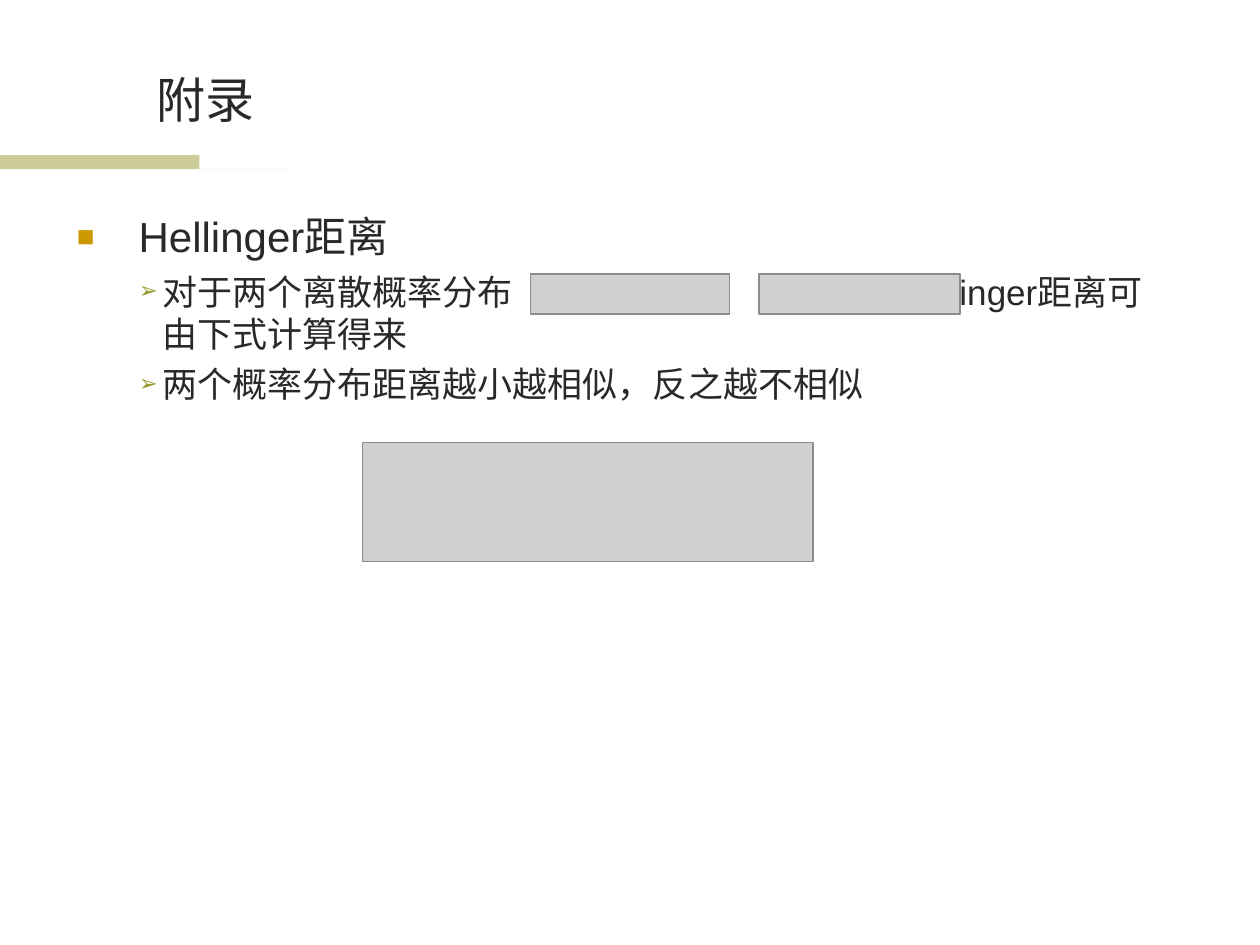
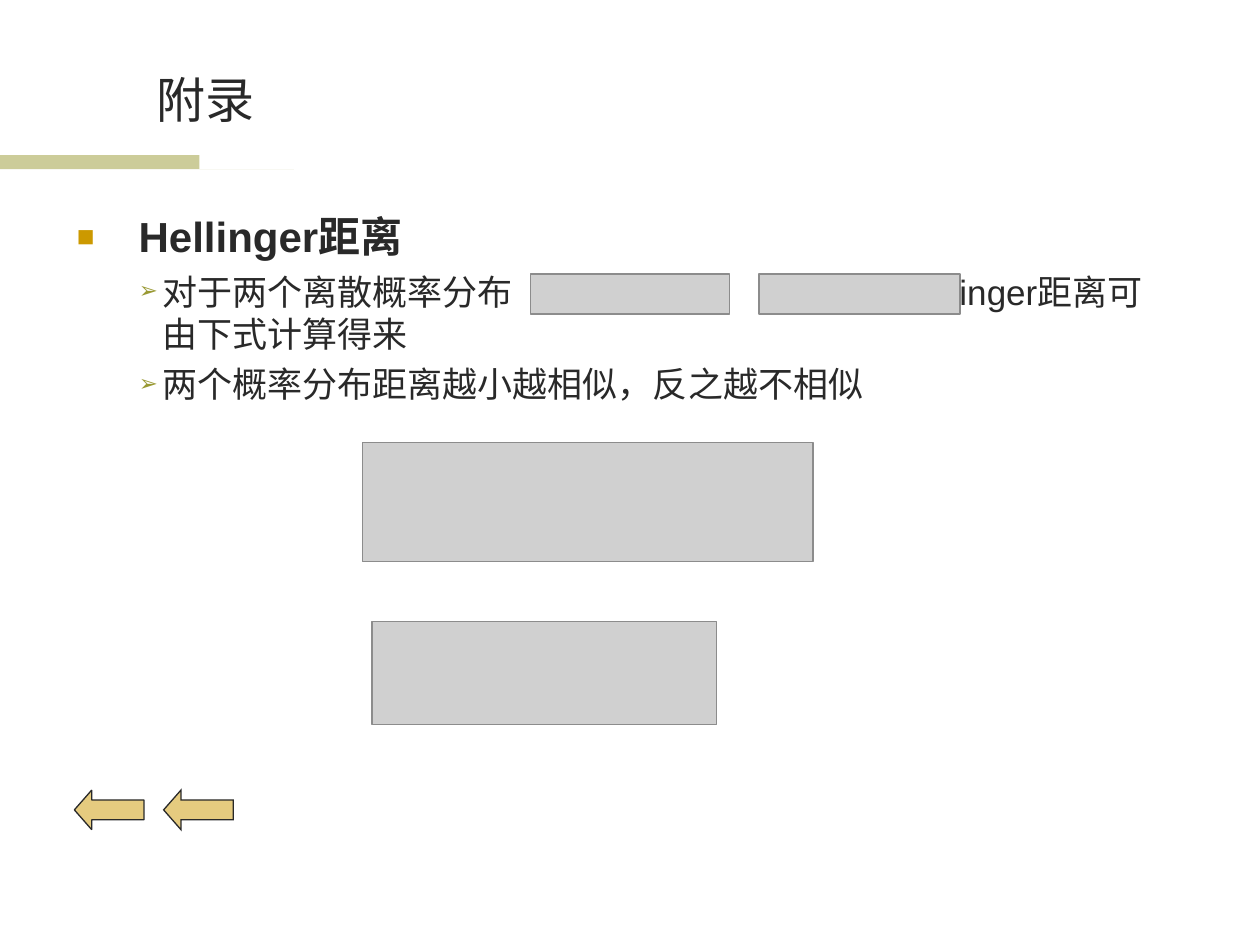
Before and after one commit to wwssttt/NJUThesis, a slide deck: slide 30 of ppt/一种基于时间序列分析的个性化音乐推荐系统及其实现.ppt. Drawn at 1260x945 pixels with LibreOffice and Linux fonts; fonts in the diff are those of the drawing; grey boxes stand for pictures; background and template pictures are left out. Boxes give left, top, right and bottom in pixels: in the first picture for what was removed or moved away, otherwise in the second. Text is boxed around its words. In the diff, an @@ line names an element or a change of style, - is before the commit and + after.

```diff
--- a/ppt/一种基于时间序列分析的个性化音乐推荐系统及其实现.ppt
+++ b/ppt/一种基于时间序列分析的个性化音乐推荐系统及其实现.ppt
@@ text at [139,219,403,261]: bold on in "Hellinger距离" @@
@@ picture added at [372,621,716,724] @@
@@ left arrow added at [74,790,144,829], fill #CC9900 at 50% opacity, outline #292929 0.74 pt @@
@@ left arrow added at [164,790,233,829], fill #CC9900 at 50% opacity, outline #292929 0.74 pt @@
```
Also in this commit, not shown: 6 other slides changed.
